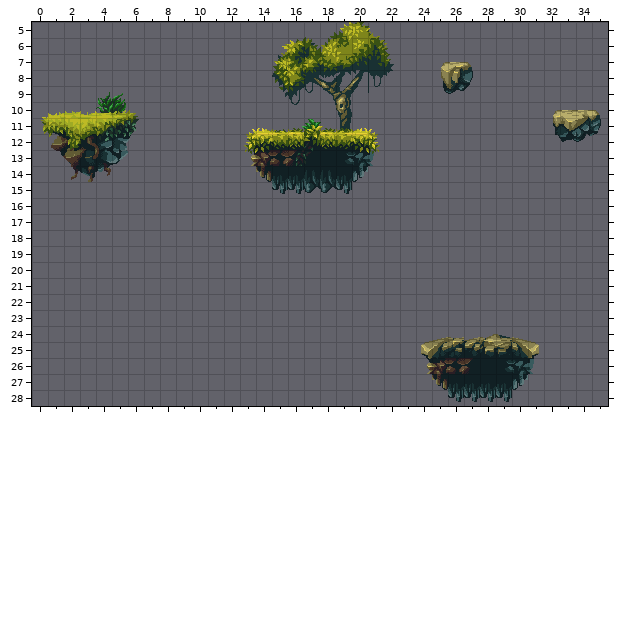
Tiled map, stored at tests/assets/levels/level.tmx. Above: the version before the commit.
Cells are 16x16 px. Shown: x 0..35, y 5..28.
After:
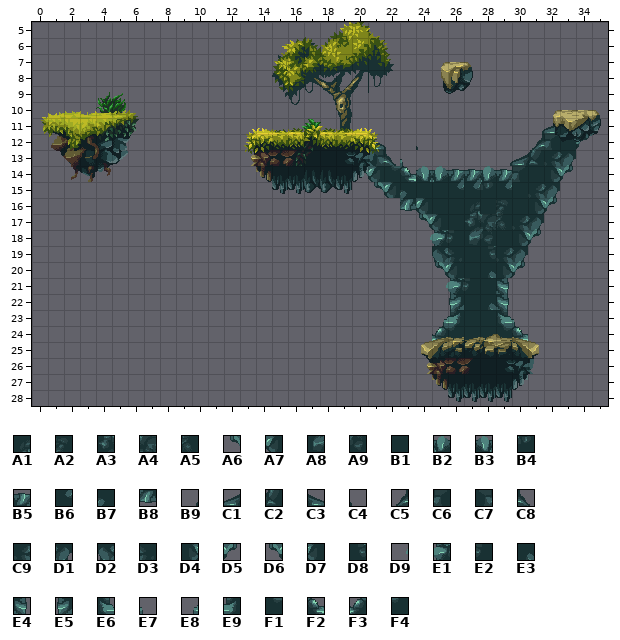
Key: from "base": A1 217, A2 219, A3 275, A4 276, A5 277, A6 279, A7 280, A8 333, A9 334, B1 335, B2 396 flipped on the diagonal, B3 396 turned 90, B4 397 flipped on the diagonal, B5 454 flipped on the diagonal, B6 455 flipped on the diagonal, B7 457 turned 90, B8 458 turned 90, B9 568, C1 569, C2 570, C3 576, C4 577, C5 626, C6 627, C7 634, C8 635, C9 744, D1 745, D2 746, D3 747, D4 802, D5 803, D6 804, D7 805, D8 859, D9 862, E1 863, E2 864, E3 917, E4 918, E5 921, E6 976, E7 977, E8 978, E9 979, F1 1034, F2 1035, F3 1036, F4 1037.
__ is an empty cell.
From old to new:
Layer "bbg":
y 11: x 31..32 __ __ -> B9 C1
y 12: x 21..22 __ __ -> C3 C4; x 24 __ -> C4; x 31..34 __ __ __ __ -> C5 C6 B1 D5
y 13: x 21..23 __ __ __ -> C7 C8 E7; x 29..33 __ __ __ __ __ -> B9 C1 C2 C9 D1
y 14: x 20..33 __ __ __ __ __ __ __ __ __ __ __ __ __ __ -> A6 A7 F1 F2 B3 B2 B5 B5 B2 B5 C6 B1 D4 D5
y 15: x 21..32 __ __ __ __ __ __ __ __ __ __ __ __ -> A6 A7 B7 B1 B1 B6 B6 B4 B6 B1 C9 D1
y 16: x 23..32 __ __ __ __ __ __ __ __ __ __ -> B8 A7 B1 B1 A1 B1 A2 B1 D4 D5
y 17: x 24..31 __ __ __ __ __ __ __ __ -> D6 D7 B1 A3 A4 A5 C9 D1
y 18: x 24..31 __ __ __ __ __ __ __ __ -> D9 E1 E2 A8 A9 B1 D4 D5
y 19: x 25..30 __ __ __ __ __ __ -> D2 D3 B1 D8 C9 D1
y 20: x 25..30 __ __ __ __ __ __ -> D6 D7 B1 E3 D4 D5
y 21: x 25..29 __ __ __ __ __ -> D9 E1 E2 B1 E4
y 22: x 26..29 __ __ __ __ -> E5 B1 E3 E4
y 23: x 25..30 __ __ __ __ __ __ -> E8 E9 B1 B1 E6 E7
y 24: x 25..30 __ __ __ __ __ __ -> F3 F4 B1 B1 F1 F2
Boxes around the changes in both pictures, in picture pixels (x1, y1, x2, y2):
added: (364, 126, 589, 341)
